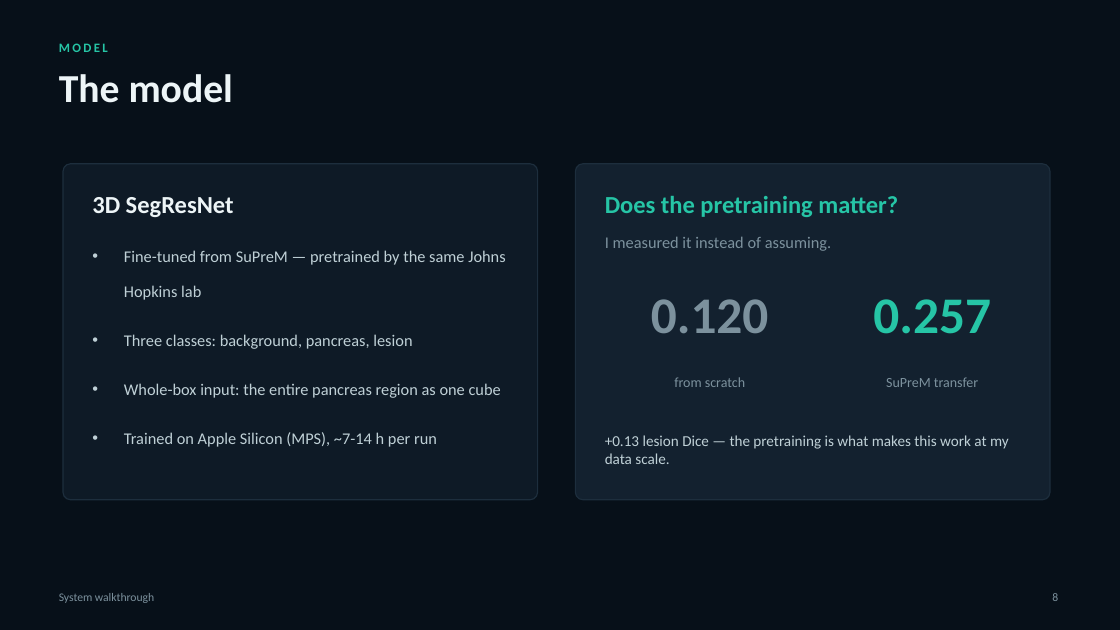
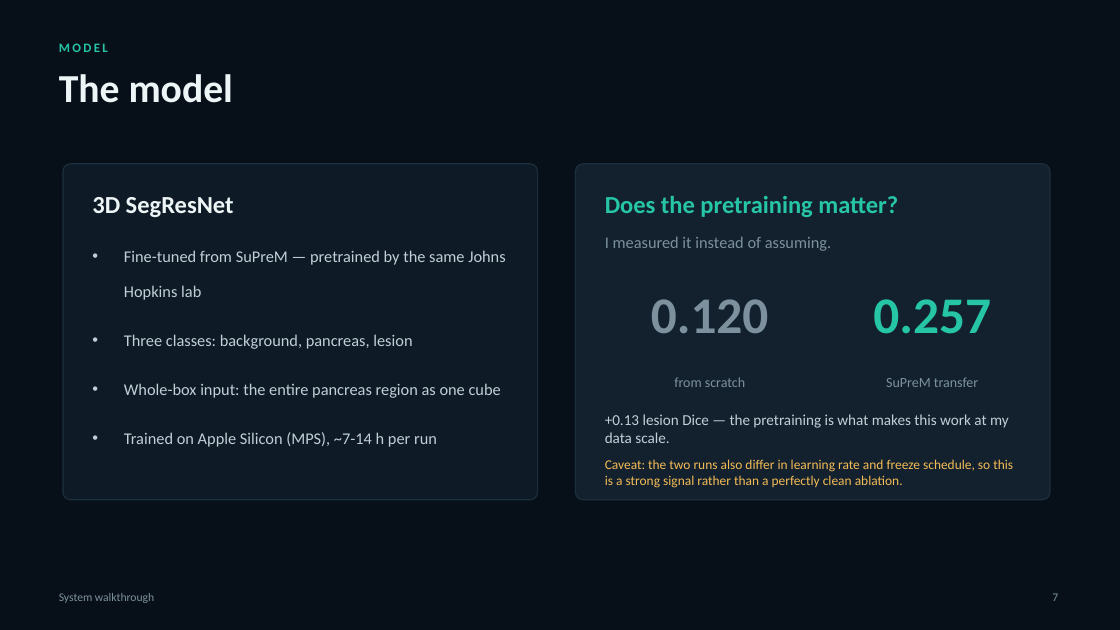
Before and after one commit to QuinnEvans34/JHU-panTS, a slide deck: slide 12 of week5/final-presentation.pptx (slide 13 before the commit). Drawn at 1120x630 pixels with LibreOffice and Linux fonts; fonts in the diff are those of the drawing. Boxes give left, top, right and bottom in pixels: in the first picture for what was removed or moved away, otherwise in the second. Text is boxed around its words. In the diff, an @@ line names an element or a change of style, - is before the commit and + after.

```diff
--- a/week5/final-presentation.pptx
+++ b/week5/final-presentation.pptx
@@ text "+0.13 lesion Dice — the ...": place and size @@
-text "+0.13 lesion Dice — the ..." at box(605, 435, 1009, 464)
+text "+0.13 lesion Dice — the ..." at box(605, 414, 1009, 443)
@@ text added at box(605, 459, 1013, 488), 11.5 pt, text #F4BC55 @@
+Caveat: the two runs also differ in learning rate and freeze schedule, so this is a strong signal rather than a perfectly clean ablation.
@@ text at box(1052, 593, 1058, 601): text changed @@
-8
+7
```
Also in this commit, not shown: 12 other slides changed, 3 slides removed, 23 other files.
